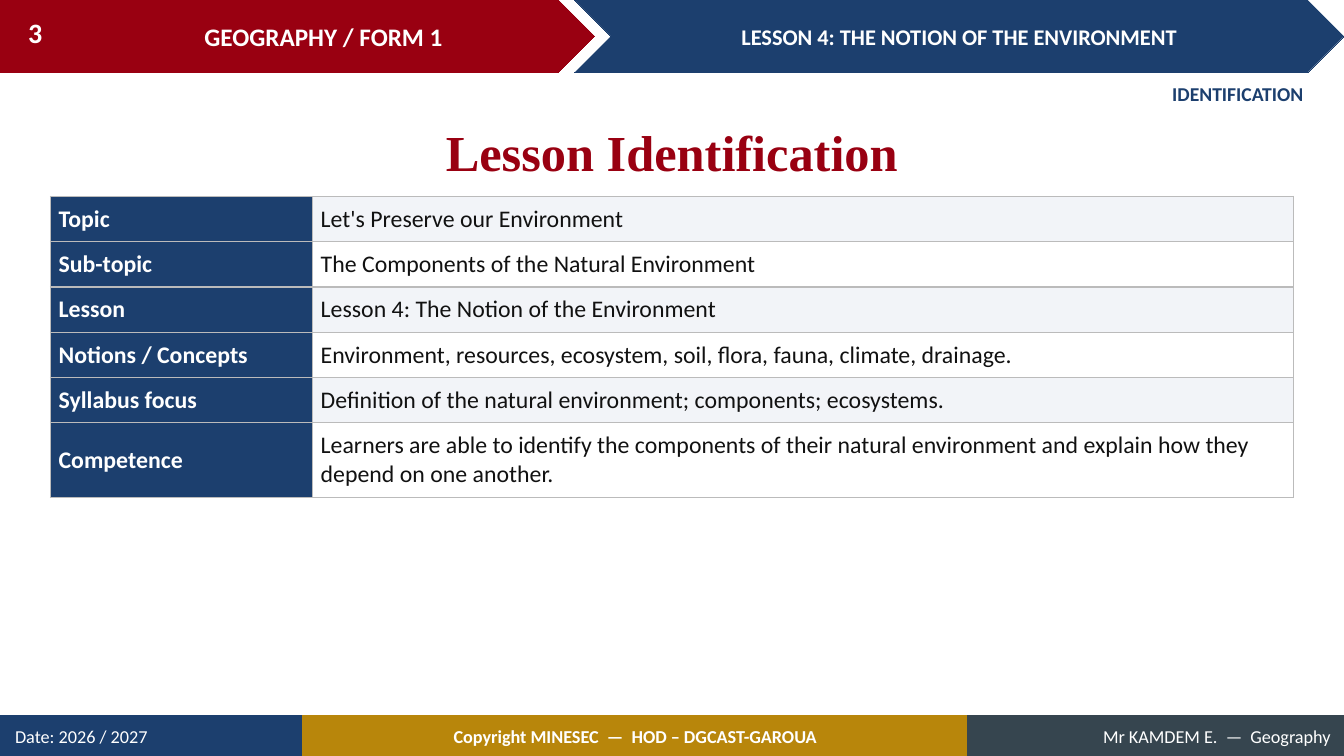
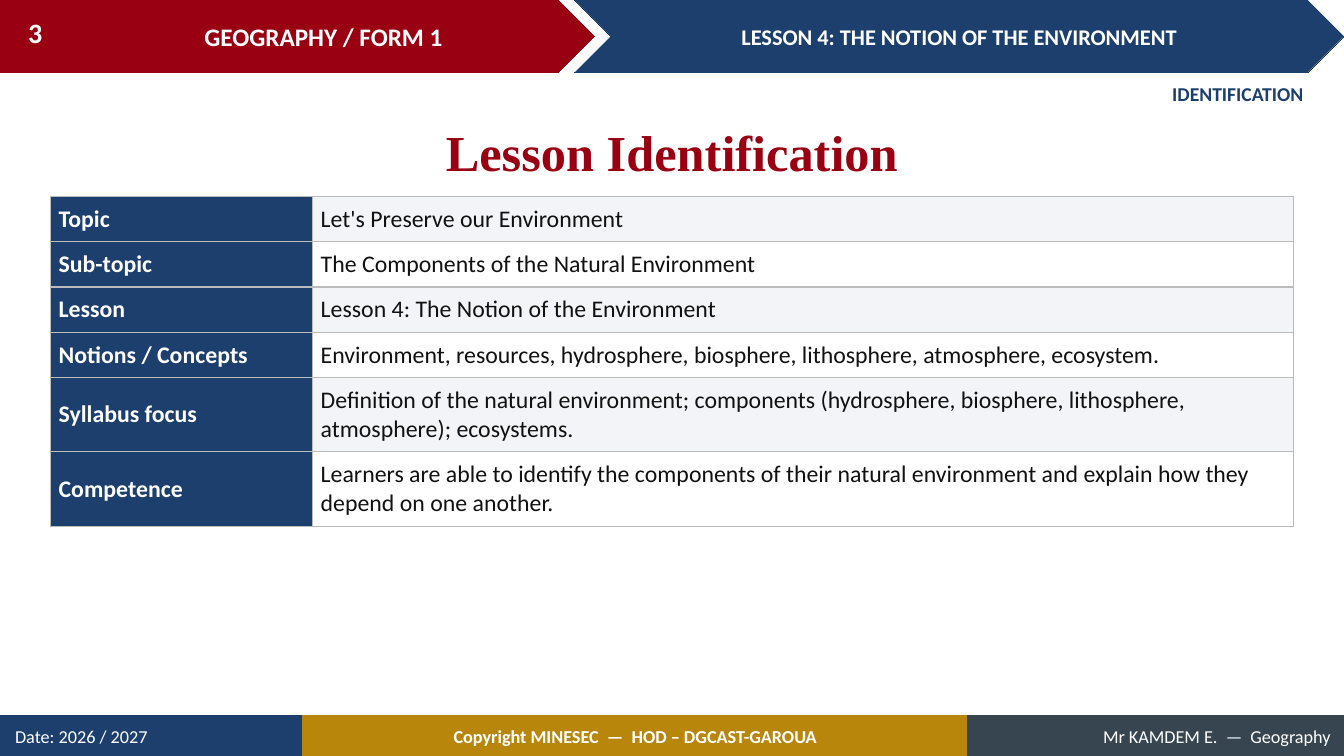
Before and after one commit to Berthautk/linea-github, a slide deck: slide 3 of lecons/F1/07_F1_M2_L04_The_Notion_of_the_Environment.pptx. Drawn at 1344x756 pixels with LibreOffice and Linux fonts; fonts in the diff are those of the drawing. Boxes give left, top, right and bottom in pixels: in the first picture for what was removed or moved away, otherwise in the second. Text is boxed around its words. In the diff, an @@ line names an element or a change of style, - is before the commit and + after.

```diff
--- a/lecons/F1/07_F1_M2_L04_The_Notion_of_the_Environment.pptx
+++ b/lecons/F1/07_F1_M2_L04_The_Notion_of_the_Environment.pptx
@@ table at [50,197,1294,519] @@
-row 4, column 2: Environment, resources, ecosystem, soil, flora, fauna, climate, drainage.
+row 4, column 2: Environment, resources, hydrosphere, biosphere, lithosphere, atmosphere, ecosystem.
-row 5, column 2: Definition of the natural environment; components; ecosystems.
+row 5, column 2: Definition of the natural environment; components (hydrosphere, biosphere, lithosphere, atmosphere); ecosystems.
```
Also in this commit, not shown: 26 other slides changed, 12 slides added, 9 slides removed, 8 other files.
